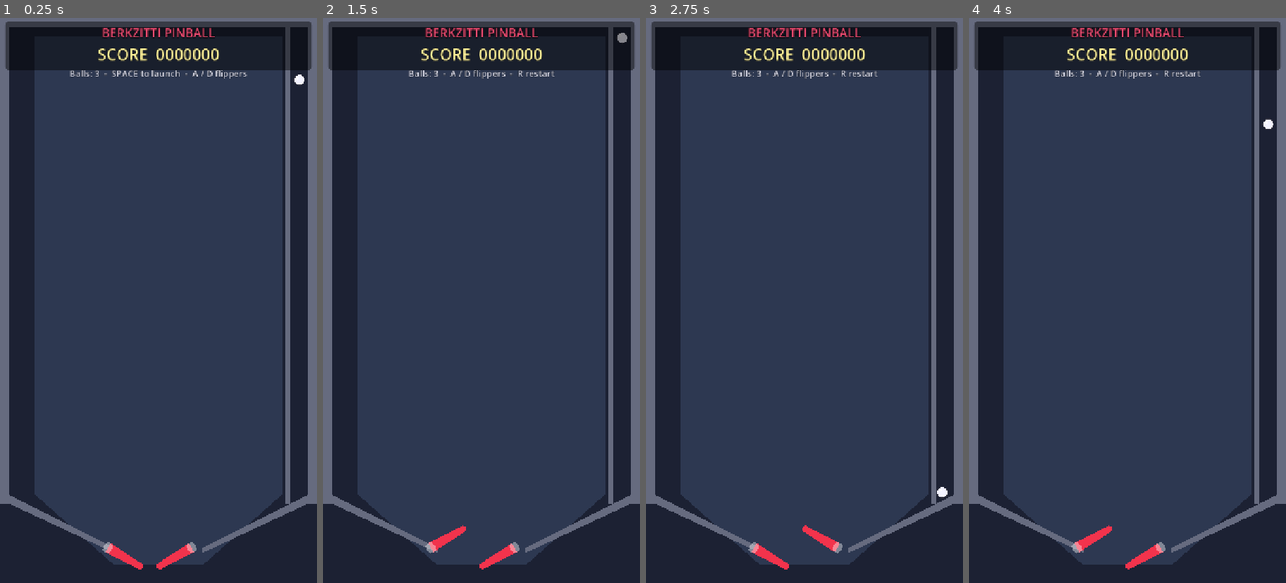
Above: before the commit, frames 1-4 (left to right).
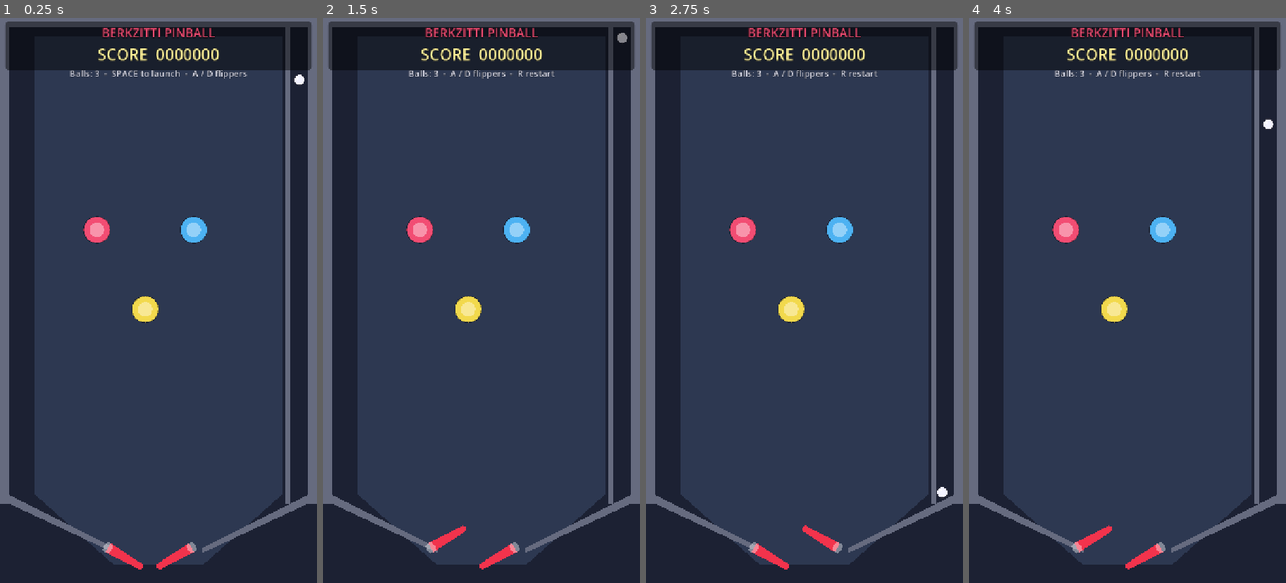
Above: after the commit, the same moments.

Repository: Beskanazi/berkzittigame
Game: Godot game, scene res://scenes/main.tscn
Same seed, same stepped clock (60 frames per second), same inputs: the game is played once before the commit and once after it.
Inputs:
- Up to frame 1 (0.25 s): no input
- Up to frame 2 (1.5 s): tap Enter at 0.5 s; hold D (flipper_right) 0.53-1.28 s; hold Space (launch) 0.53-1.28 s; tap R (restart) at 1.25 s; hold A (flipper_left) from 1.28 s (still down); tap Space (launch) at 1.35 s
- Up to frame 3 (2.75 s): release A (flipper_left) at 2.03 s; hold D (flipper_right) from 2.03 s (still down); hold Space (launch) from 2.03 s (still down)
- Up to frame 4 (4 s): release Space (launch) at 2.78 s; tap Space (launch) at 2.85 s; tap R (restart) at 3.5 s; release D (flipper_right) at 3.53 s; hold A (flipper_left) from 3.53 s (still down); hold Space (launch) from 3.53 s (still down)

The runs differ from the first frame. In frame 1, 1.0% of the frame differs, in the area x 26-66%, y 35-54%; in frame 2, 1.0%; in frame 3, 1.0%; in frame 4, 1.0%.
Error before the commit: Parse Error: Cannot infer the type of "offset" variable because the value doesn't have a set type. (res://scripts/bumper.gd:34)

Commit message:
Add explicit types for Godot 4.6 strict inference
Godot 4.6 treats Variant-typed inference as an error: clamp/max return Variant,
and `body is RigidBody2D` does not narrow `body: Node`. Use clampf/maxf, cast
body to a typed RigidBody2D local, and annotate the remaining `:=` sites.

Co-Authored-By: Claude Opus 4.7 <noreply@anthropic.com>

Diff:
--- a/project.godot
+++ b/project.godot
@@ -8,11 +8,15 @@
 
 config_version=5
 
+[animation]
+
+compatibility/default_parent_skeleton_in_mesh_instance_3d=true
+
 [application]
 
 config/name="Pinball Roguelike"
 run/main_scene="res://scenes/main.tscn"
-config/features=PackedStringArray("4.3", "Forward Plus")
+config/features=PackedStringArray("4.6", "Forward Plus")
 config/icon="res://icon.svg"
 
 [display]
@@ -20,7 +24,6 @@
 window/size/viewport_width=720
 window/size/viewport_height=1280
 window/stretch/mode="canvas_items"
-window/stretch/aspect="keep"
 
 [input]
 
@@ -54,10 +57,6 @@
 2d_physics/layer_3="bumpers"
 2d_physics/layer_4="flippers"
 
-[physics]
-
-2d/default_gravity=980.0
-
 [rendering]
 
 environment/defaults/default_clear_color=Color(0.08, 0.08, 0.12, 1)
--- a/scripts/ball.gd
+++ b/scripts/ball.gd
@@ -11,6 +11,6 @@
 
 
 func _physics_process(_delta: float) -> void:
-	var speed := linear_velocity.length()
+	var speed: float = linear_velocity.length()
 	if speed > max_speed:
 		linear_velocity = linear_velocity / speed * max_speed
--- a/scripts/bumper.gd
+++ b/scripts/bumper.gd
@@ -14,15 +14,15 @@
 
 
 func _draw() -> void:
-	var pulse := clamp(_flash_t / 0.12, 0.0, 1.0)
-	var outer := bumper_color.lerp(Color(1, 1, 1), pulse)
+	var pulse: float = clampf(_flash_t / 0.12, 0.0, 1.0)
+	var outer: Color = bumper_color.lerp(Color(1, 1, 1), pulse)
 	draw_circle(Vector2.ZERO, radius + pulse * 4.0, outer)
 	draw_circle(Vector2.ZERO, radius, Color(0, 0, 0, 0.35), false, 2.0)
 	draw_circle(Vector2.ZERO, radius * 0.55, outer.lightened(0.4))
 
 
 func _process(delta: float) -> void:
-	_flash_t = max(0.0, _flash_t - delta)
+	_flash_t = maxf(0.0, _flash_t - delta)
 	queue_redraw()
 	if _flash_t == 0.0:
 		set_process(false)
@@ -31,11 +31,12 @@
 func _on_body_entered(body: Node) -> void:
 	if not (body is RigidBody2D):
 		return
-	var offset := body.global_position - global_position
-	var dir := offset.normalized() if offset.length() > 0.01 else Vector2.UP
-	body.linear_velocity = dir * force
-	var main := get_tree().get_first_node_in_group("main")
+	var ball: RigidBody2D = body
+	var offset: Vector2 = ball.global_position - global_position
+	var dir: Vector2 = offset.normalized() if offset.length() > 0.01 else Vector2.UP
+	ball.linear_velocity = dir * force
+	var main: Node = get_tree().get_first_node_in_group("main")
 	if main and main.has_method("add_score"):
-		main.add_score(points)
+		main.call("add_score", points)
 	_flash_t = 0.12
 	set_process(true)
--- a/scripts/flipper.gd
+++ b/scripts/flipper.gd
@@ -22,5 +22,5 @@
 
 
 func _physics_process(delta: float) -> void:
-	var target := _active_rad if Input.is_action_pressed(_action) else _rest_rad
-	rotation = lerp_angle(rotation, target, clamp(flip_speed * delta, 0.0, 1.0))
+	var target: float = _active_rad if Input.is_action_pressed(_action) else _rest_rad
+	rotation = lerp_angle(rotation, target, clampf(flip_speed * delta, 0.0, 1.0))
Not shown, added: icon.svg.import
Not shown, added: scripts/ball.gd.uid
Not shown, added: scripts/bumper.gd.uid
Not shown, added: scripts/flipper.gd.uid
Not shown, added: scripts/main.gd.uid
